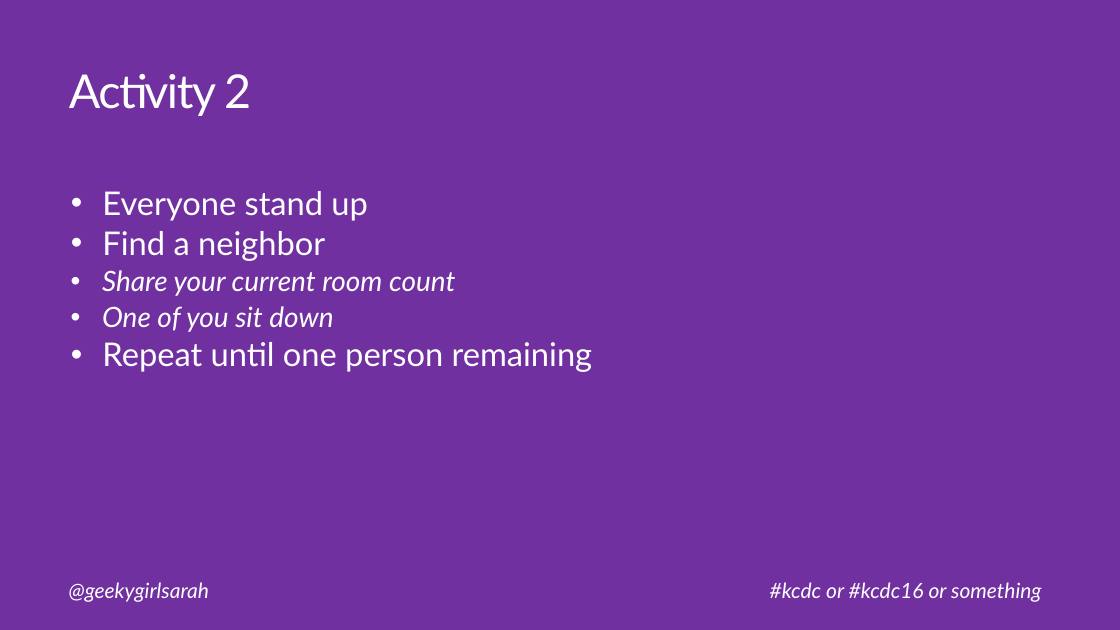
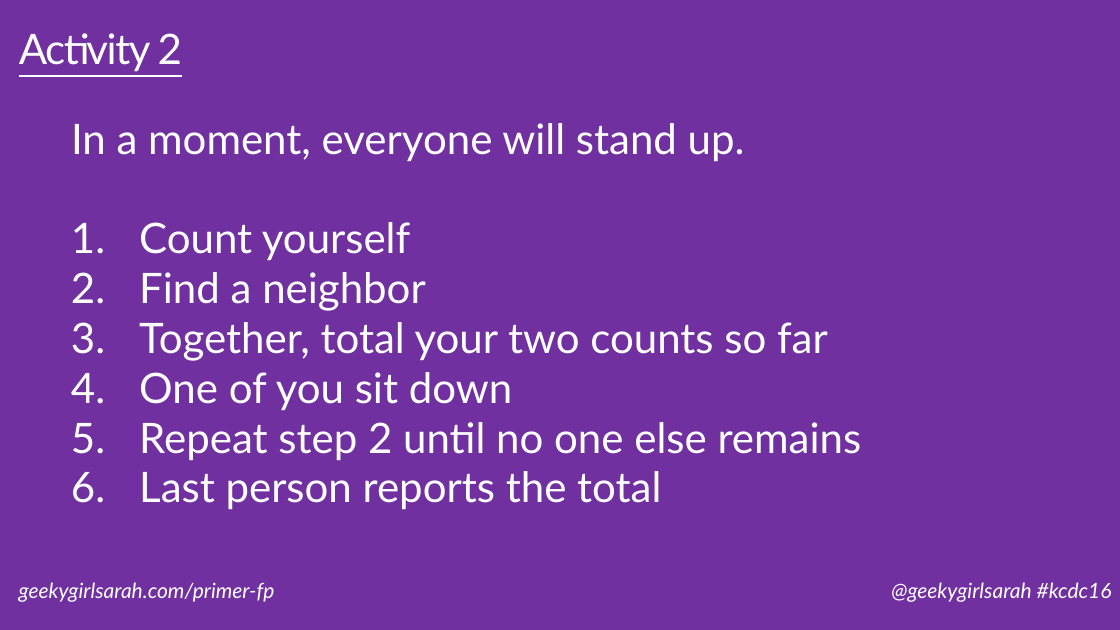
Before and after one commit to geekygirlsarah/talk-a_primer_on_functional_programming, a slide deck: slide 41 of A Primer on Functional Programming.pptx (slide 20 before the commit). Drawn at 1120x630 pixels with LibreOffice and Linux fonts; fonts in the diff are those of the drawing. Boxes give left, top, right and bottom in pixels: in the first picture for what was removed or moved away, otherwise in the second. Text is boxed around its words. In the diff, an @@ line names an element or a change of style, - is before the commit and + after.

Commit message:
Cleanup slides, improve examples, simplify wording, expand large slides into smaller ones

```diff
--- a/A Primer on Functional Programming.pptx
+++ b/A Primer on Functional Programming.pptx
@@ title "Activity 2": place and size @@
-title "Activity 2" at [69, 74, 251, 116]
+title "Activity 2" at [19, 33, 182, 72]
@@ title "Activity 2" at [19, 33, 182, 72]: size 40 to 36 pt, underline on @@
@@ text "In a moment, everyone will ...": place and size @@
-text "In a moment, everyone will ..." at [102, 191, 593, 372]
+text "In a moment, everyone will ..." at [71, 123, 862, 510]
@@ text "In a moment, everyone will ..." at [71, 123, 862, 510]: vertical alignment top to middle @@
@@ text at [71, 123, 745, 261]: text changed; size 28 to 36 pt @@
-  • Everyone stand up
+  In a moment, everyone will stand up.
+  1. Count yourself
@@ text at [139, 272, 512, 411]: size 28 to 36 pt in "Find a neighbor"; size 24 to 36 pt, italic off in "One of you sit down"; bullet • to 1.; list level 3 to 2 in "One of you sit down" @@
@@ text at [139, 322, 828, 361]: text changed; size 24 to 36 pt; italic off @@
-    • Share your current room count
+  3. Together, total your two counts so far
@@ text at [139, 422, 862, 510]: text changed; size 28 to 36 pt @@
-  • Repeat until one person remaining
+  5. Repeat step 2 until no one else remains
+  6. Last person reports the total
@@ text at [19, 582, 275, 602]: text changed @@
-@geekygirlsarah
+geekygirlsarah.com/primer-fp
@@ text at [891, 582, 1112, 602]: text changed @@
-#kcdc or #kcdc16 or something
+@geekygirlsarah #kcdc16
```
Also in this commit, not shown: 28 other slides changed, 23 slides added, 1 slide removed.
